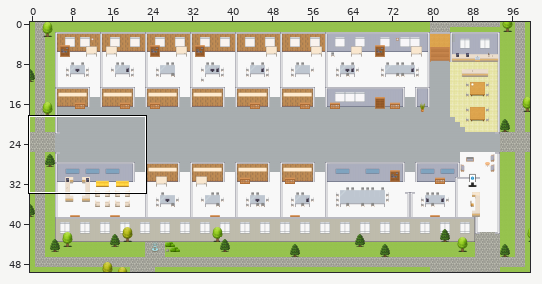
A Tiled map (JSON) gets an edit: maps/Cyber-Security-Culture-Enablement-Platform.tmj. The first picture is a wide view before the edit; the outline marks the close-up.
Close-up. Before the edit:
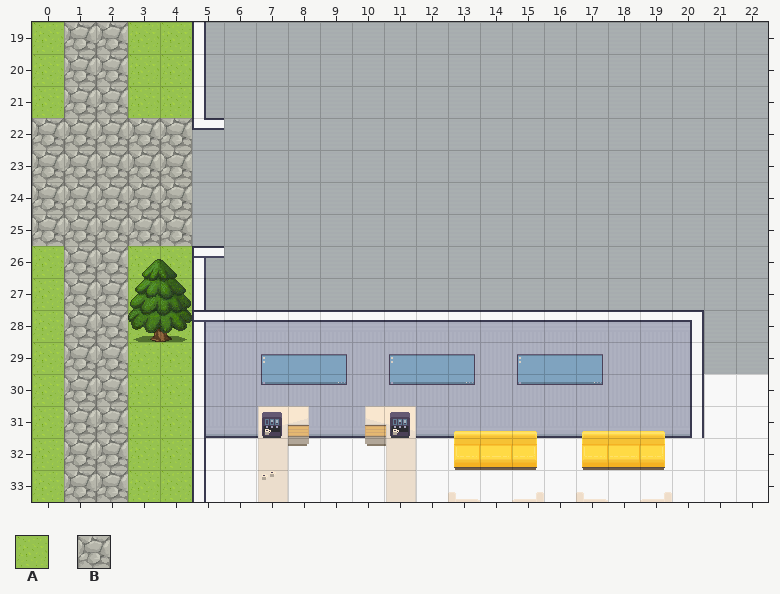
Cells are 32x32 px. Shown: x 0..22, y 19..33. The commit also changed other parts of the map, which this record leaves out.
Key: from "Exterior": A 629, B 638.
_ is an empty cell, # one hidden under a higher layer.
Layers that did not change in this view are not listed.
Layer "outside" before, first column x 0:
19 ABBAA##################
20 ABBAA##################
21 ABBAA##################
22 BBBBB##################
23 BBBBB##################
24 BBBBB##################
25 BBBBB##################
26 ABBAA##################
27 ABBAA##################
28 ABBAA##################
29 ABBAA##################
30 ABBAA##################
31 ABBAA##################
32 ABBAA##################
33 ABBAA##################
Once edited:
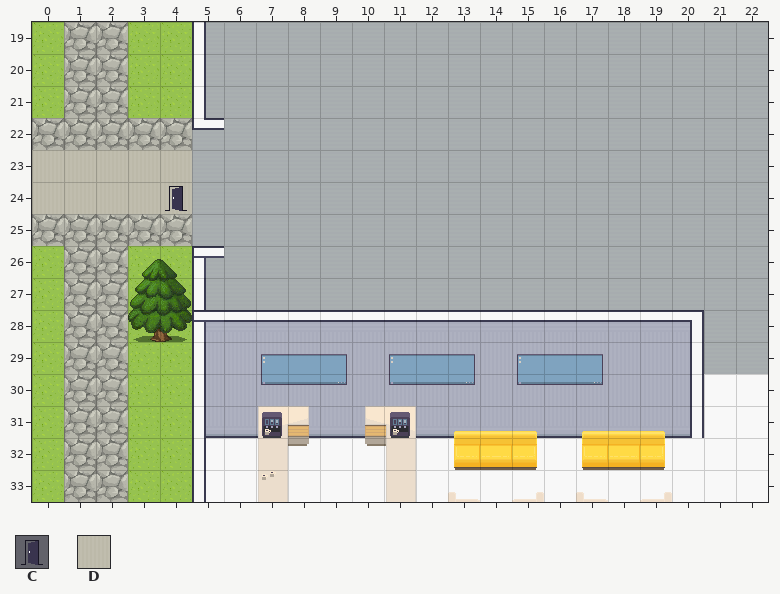
Further tiles: from "User_Zones": C 65; from "room2": D 328.
Edits made:
Layer "outside":
y 23..24: x 0..4 BBBBB -> DDDDD
Layer "zones":
y 24: x 4 _ -> C
